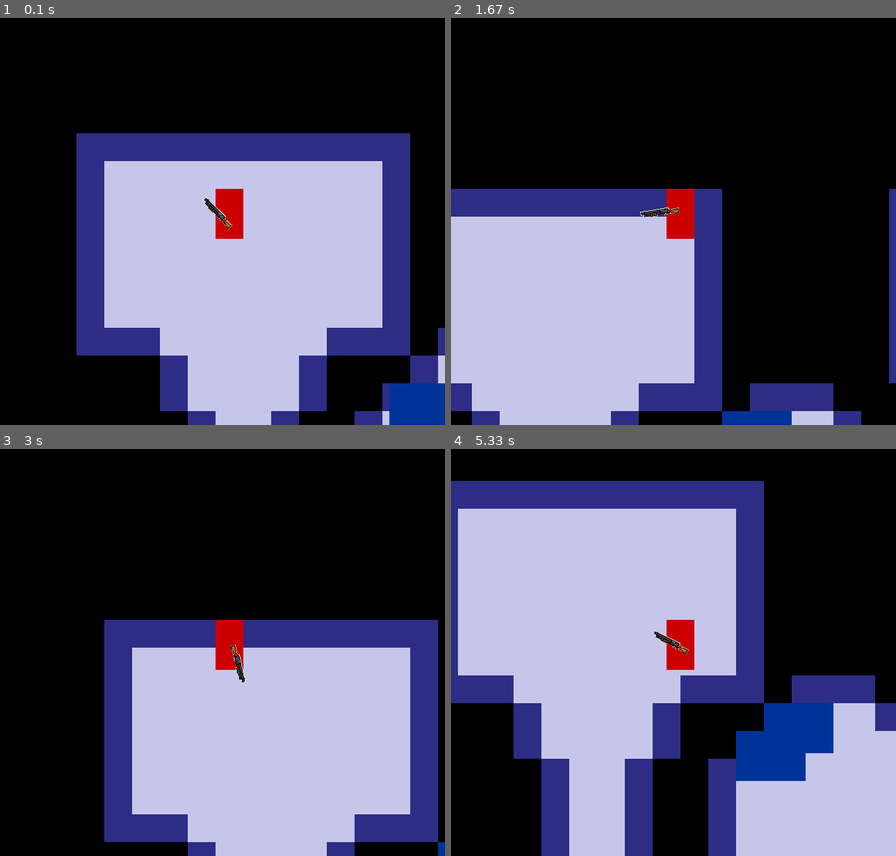
Above: before the commit, frames 1-4 (two rows, left to right).
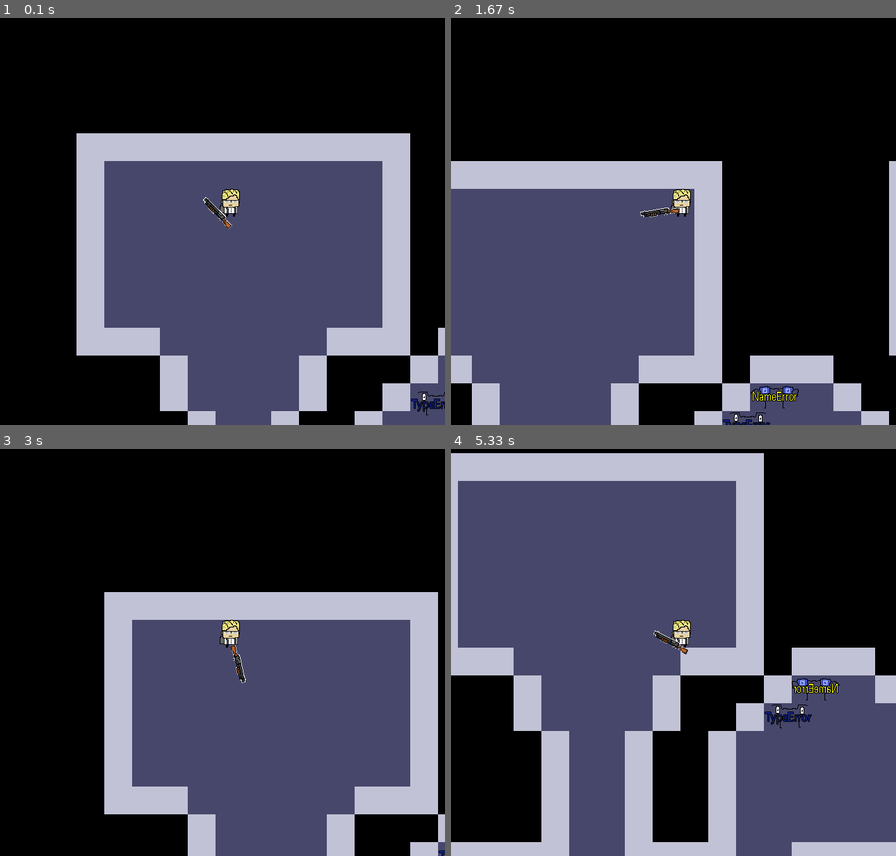
Above: after the commit, the same moments.

Repository: k-kulich/pygame-project
Game: pygame game, started from game.py
The game is run twice, just before and just after one commit, with the same random seed, the same clock (stepped at 60 frames per second) and the same inputs.
Inputs (mouse positions are in pixels of both pictures, inside the frame that each line leads up to):
- Up to frame 1 (0.1 s): no input
- Up to frame 2 (1.67 s): hold Right 0.33-0.8 s; move the mouse to (655, 221) at 0.37 s; hold Up 0.83-1.13 s; move the mouse to (815, 188) at 0.87 s; hold Right 1.17-1.63 s; move the mouse to (566, 205) at 1.2 s
- Up to frame 3 (3 s): hold Up 1.67-2.2 s; move the mouse to (387, 790) at 1.7 s; hold Right 2.23-2.53 s; move the mouse to (115, 546) at 2.27 s; hold Left 2.57-2.97 s; move the mouse to (226, 680) at 2.6 s
- Up to frame 4 (5.33 s): hold Up 3-3.37 s; move the mouse to (660, 558) at 3.03 s; hold Right 3.4-4.03 s; move the mouse to (789, 705) at 3.43 s; hold Down 4.07-4.43 s; move the mouse to (602, 489) at 4.1 s; hold Left 4.47-4.93 s; move the mouse to (789, 595) at 4.5 s; hold Right from 4.97 s (still down); move the mouse to (504, 534) at 5 s

The runs differ from the first frame. In frame 1, 49% of the frame differs, in the area x 17-100%, y 28-100%; in frame 2, 42%; in frame 3, 45%; in frame 4, 70%, in the area x 0-100%, y 1-100%.

Commit message:
Натянула графику.

Diff:
--- a/data/test_lvl.txt
+++ b/data/test_lvl.txt
@@ -4,27 +4,27 @@
 w....@.....wnnnnnnw...e.wnnnnnwwwwwwwwwwwwwwwwwwwwwwwwwwwwwwwwwwwwwwwwwwwwwwn
 w..........wnnnnnnw.....wnnnnnw..................w......e..................wn
 w..........wnnnnnnw.e...wnnnnnw..................w.........................wn
-w..........wnnnnnnw.....wnnnnnw..................w.wwwwwwwwwwww............wn
+w..........wnnnnnnw.....wnnnnnw..................w.⌈----------⌉............wn
 w..........wnnnnnnw.....wnnnnnwwwwwwwwwww......................e...........wn
-www......wwwnwwwnnnw....wnnnnnw..................w.........................wn
-nnnw....wnnnw...wnnnw...wnnnnnw..................w.........................wn
-nnnw....wnnw.....wnnnw..wnnnnnw..................w...wwwwwwwwwwww..........wn
-nnnnw..wnnw.e.....wnnw..wnnnnnw..................w.........................wn
-nnnnw..wnnw.....e.wnnw..wnnnnnw......wwwwwwwwwwwww.........................wn
-nnnnw..wnnw.......wnnw..wnnnnnw..................w.........................wn
-nnnnw..wnnw.......wnnw..wnnnnnw.......e..........w..............wwwwwwwwwwwwn
-wwwww..wwww..wwwwwwwww..wwwwwww..................w..............w..........wn
-w......w.....www....w........ww..................w..............w..........wn
-w..wwwwwwww..www..w.wwwww..............wwwwwwwwwww..............w..........wn
-w.........w.......w.w...ww...ww.................................w..........wn
+www......wwwnwwwnnnw....wnnnnnw..................∩.........................wn
+nnnw....wnnnw...wnnnw...wnnnnnw..................E.........................wn
+nnnw....wnnw.....wnnnw..wnnnnnw..................E...⌈----------⌉..........wn
+nnnnw..wnnw.e.....wnnw..wnnnnnw..................E.........................wn
+nnnnw..wnnw.....e.wnnw..wnnnnnw......wwwwwwwwwwwwE...c.....................wn
+nnnnw..wnnw.......wnnw..wnnnnnw..................E.........................wn
+nnnnw..wnnw.......wnnw..wnnnnnw.......e..........E..............⌈---------⌉wn
+wwwww..wwww..wwwwwwwww..wwwwwww..................E..............w..........wn
+w......w.....www....w........ww..................E..............w..........wn
+w..wwwwwwww..www..w.wwwww..............wwwwwwwwww∪..............w..........wn
+w.........w.......w.w...ww......................................w..........wn
 w.....w...wwwwwwwww.w..w..w..ww...........................e.....w....e.....wn
 w..wwwww..w.........w........ww.................................w..........wn
-w..w..w...w.wwwww...w.wwwww..wwwwwwww.........wwww..............w..........wn
-w.....w...w....wwwwww.....w..ww..................w..............w..........wn
-w.ww..ww..wwww..w.....ww..w..ww..................w..............wwwwwww....wn
-w.w....w..w..w..w.wwwwwwwww..ww..................w.........................wn
-www....w..w..w............w..ww....wwwwwwwwwwwwwww.........................wn
-w.w....w..w..wwwwwwwwwwwwww..ww..................w...................w.....wn
-w.w.wwwwwww..w............w..ww..................wwwwwww.............w.....wn
+w..w..w...w.wwwww...w.wwww⊓..ww⌈----⌉.........⌈-⌉w..............w..........wn
+w.....w...w....wwwwww.....∃..ww..................w..............w..........wn
+w.ww..ww..wwww..w.....cc..∃..ww..................w..............wwwwwww....wn
+w.w....w..w..w..w.wwwwwwww∃..ww..................w.........................wn
+www....w..w..w............∃..ww....⌈------------⌉w......c..................wn
+w.w....w..w..wwwwwwwwwwwww∃..ww..................w...................w.....wn
+w.w.wwwwwww..c............⊔..ww..................w⌈-----⌉............w.....wn
 w...............wwww.w..w....ww..................w...................w.....wn
 wwwwwwwwwwwwwwwwwwwwwwwwwwwwwwwwwwwwwwwwwwwwwwwwwwwwwwwwwwwwwwwwwwwwwwwwwwwwn
--- a/data_loader.py
+++ b/data_loader.py
@@ -17,7 +17,7 @@
     filename = "data/" + filename
 
     try:
-        with open(filename, 'r') as mapFile:
+        with open(filename, 'r', encoding='utf-8') as mapFile:
             level_map = [line.strip() for line in mapFile]
     except Exception:
         print(f"Файл '{filename}' не найден", file=sys.stderr)
--- a/game.py
+++ b/game.py
@@ -22,35 +22,47 @@
     sys.exit()
 
 
+def create_table(tp, x, y):
+    """Создать стол нужного типа. Вынесено, чтобы не засорять основную функцию."""
+    table = ''
+    if tp in {'⌈', '⊔', '∪'}:
+        table += 'l'
+    elif tp in {'-', '∃', 'E'}:
+        table += 'm'
+    elif tp in {'⌉', '⊓', '∩'}:
+        table += 'r'
+    if tp in {'t', '⌈', '-', '⌉'}:
+        table += 'table'
+    elif tp in '⊓∃⊔':
+        table += 'r'
+    else:
+        table += 'l'
+    Tile(table, x, y)
+
+
 def generate_level(level):
-    """Генерируем уровень. Используются следующие обозначения:
-    . - просто placeholder, на его месте не создается тайла;
-    e - клетка поля, на которой генерируется тайл пола и враг на нем;
-    @ - клетка поля с игроком;
-    w - тайл стены."""
+    """Генерируем уровень. Обозначения прописаны в отдельном файле."""
     new_player, x, y = None, None, None
     for y in range(len(level)):
         for x in range(len(level[y])):
-            if level[y][x] == '.':
+            cell = level[y][x]
+            if cell == '.':
                 Tile('floor', x, y)
-            elif level[y][x] == 'w':
+            elif cell == 'w':
                 Tile('wall', x, y)
-            elif level[y][x] == '@':
+            elif cell == '@':
                 Tile('floor', x, y)
                 new_player = Player(x, y)
-            elif level[y][x] == 'e':
+            elif cell == 'e':
                 Tile('floor', x, y)
                 Enemy(x, y)
+            elif cell in {'t', '⌈', '-', '⌉', '⊓', '∃', '⊔', '∩', 'E', '∪'}:
+                Tile('floor', x, y)
+                create_table(cell, x, y)
+            elif cell == 'c':
+                Tile('floor', x, y)
+                Tile('chairs', x, y)
     return new_player, x, y
-
-
-def cut_sheet(sheet, columns, rows):
-    frames = []
-    rect = pygame.Rect(0, 0, sheet.get_width() // columns, sheet.get_height() // rows)
-    for j in range(rows):
-        for i in range(columns):
-            frames.append(sheet.subsurface(pygame.Rect((rect.w * i, rect.h * j), rect.size)))
-    return rect, frames
 
 
 def clear_groups():
@@ -103,7 +115,7 @@
     bullets_group.draw(screen)
 
 
-def game():
+def level_cycle():
     """
     Основной игровой цикл для уровня. Возможно в будущем изменить выбор уровня при генерации
     через вызов сторонней функции.
@@ -125,4 +137,4 @@
 
 
 if __name__ == '__main__':
-    game()
+    level_cycle()
--- a/my_sprites.py
+++ b/my_sprites.py
@@ -11,6 +11,8 @@
 pygame.init()
 pygame.display.set_mode((WIDTH, HEIGHT))
 
+ENEMIES = tuple(load_image(x + '.png') for x in {'SE', 'NE', 'IE', 'TE', 'pep8'})
+
 
 class MySprite(pygame.sprite.Sprite):
     """Базовый спрайт для создания игровых персонажей."""
@@ -25,7 +27,7 @@
         self.hp = 15
         self.owned_weapon = ['gun']
         self.cur_weapon = 0
-        self.direction = {'right': False, 'left': False, 'up': False, 'down': False}
+        self.direction = ''
         self.hurt = False
         self.weapon_end = (0, 0)
         self.rect = pygame.Rect(tile_width * pos_x, tile_height * pos_y, tile_width, tile_height)
@@ -57,6 +59,10 @@
 
         return weapon_copy, coords
 
+    def flip_image(self):
+        """Перевернуть изображение при смене направления ходьбы."""
+        self.image = pygame.transform.flip(self.image, True, False)
+
     def get_weapon(self, weapon):
         self.owned_weapon.append(weapon)
 
@@ -75,16 +81,14 @@
 class Enemy(MySprite):
     def __init__(self, pos_x, pos_y):
         super().__init__(pos_x, pos_y, enemy_group, all_sprites)
-        self.size = (round(tile_width * 2.5), round(tile_height * 1.8))
+        self.size = (round(tile_width * 2.5), tile_height)
         self.period = random.randint(60, 150)
         self.time_gone = 0  # отсчет текущего периода
         self.maximum = random.randint(100, 200)
         self.direction = random.sample('rlud', 2)
 
-        self.image = pygame.Surface(self.size)
-        self.image.fill((0, 51, 153))
-        self.rect = pygame.Rect(tile_width * (pos_x - 1), tile_height * pos_y,
-                                round(tile_width * 2.5), tile_height)
+        self.image = random.choice(ENEMIES)
+        self.rect = self.image.get_rect().move(tile_width * pos_x, tile_height * pos_y)
 
     def get_hurt(self, damage):
         """
@@ -117,6 +121,7 @@
         if (px - ex) ** 2 + (py - ey) ** 2 >= self.maximum ** 2:
             if (px - ex) ** 2 > (py - ey) ** 2:
                 ob = 'l' if px < ex else 'r'
+                self.flip_image()
             else:
                 ob = 'u' if py < ey else 'd'
         if ob and ob in 'lr':
@@ -147,13 +152,13 @@
         if new_pos is None:
             return self.handle_weapons()
         # проверка, занята ли новая позиция препятствием
-        new_pos.y += tile_height
+
         last_pos = self.rect
         self.rect = new_pos
         if pygame.sprite.spritecollideany(self, barriers_group):
             self.rect = last_pos
             return self.handle_weapons()
-        self.rect.y -= tile_height
+
         # стрелять по игроку
         self.shoot(player_center)
 
@@ -162,28 +167,42 @@
     """
     Игрок. Просто особый вид спрайта.
     """
+    pics = {'stop': load_image('pers1.png'),
+            'walk': (load_image('pers2.png'), load_image('pers3.png'))}
+
     def __init__(self, pos_x, pos_y):
         super().__init__(pos_x, pos_y, player_group, all_sprites)
         self.hp = 100
-        self.size = (tile_width, round(tile_height * 1.8))
+        self.size = (tile_width, tile_height)
         self.delta_h = self.size[1] - tile_width
-        self.image = pygame.Surface(self.size)
-        self.image.fill((204, 0, 0))
+        self.image = Player.pics['stop']
         self.current_weapon = 'gun'
+        self.img_index = 0
 
     def update(self, new_pos, mouse_pos):
         if new_pos is None:
+            self.image = Player.pics['stop']
+            if self.direction == 'l':
+                self.flip_image()
             return self.handle_weapons()
         # проверка, занята ли новая позиция препятствием
-        new_pos.y += tile_height
+
         last_pos = self.rect
         self.rect = new_pos
         if pygame.sprite.spritecollideany(self, barriers_group):
             self.rect = last_pos
             return self.handle_weapons()
-        self.rect.y -= tile_height
+
+        # преобразование изображения игрока
+        self.image = Player.pics['walk'][self.img_index]
+        self.img_index = (self.img_index + 1) % 2
+        if last_pos.x > self.rect.x and self.direction == 'r':
+            self.direction = 'l'
+            self.flip_image()
+        elif last_pos.x < self.rect.x and self.direction == 'l':
+            self.direction = 'r'
+            self.flip_image()
         return self.handle_weapons()
-
 
 
 if __name__ == '__main__':
--- a/tiles_camera.py
+++ b/tiles_camera.py
@@ -1,7 +1,13 @@
 """Чисто технические объекты для загрузки уровня."""
 import pygame
+import random
+from data_loader import load_image
 from constants import tile_height, tile_width, WIDTH, HEIGHT
 from constants import tiles_group, all_sprites, barriers_group
+
+
+pygame.init()
+pygame.display.set_mode((WIDTH, HEIGHT))
 
 
 class Tile(pygame.sprite.Sprite):
@@ -10,18 +16,36 @@
     Типы: wall (стена, граница карты), table (препятствие на карте),
     floor (пустая клетка с полом).
     """
-    tile_types = {'wall': pygame.Color(45, 45, 134),
-                  'floor': pygame.Color(198, 198, 235),
-                  'table': pygame.Color(51, 102, 153)}
+    tile_types = {'wall': pygame.Color(194, 194, 214),
+                  'floor': pygame.Color(71, 71, 107),
+                  'stable': load_image('table.png'),
+                  'ltable': load_image('table_l.png'),
+                  'mtable': load_image('table_m.png'),
+                  'rtable': load_image('table_r.png'),
+                  'chairs': [load_image('chair.png'), load_image('chair2.png')]}
 
     def __init__(self, tile_type, pos_x, pos_y):
         super().__init__(tiles_group, all_sprites)
-        self.image = pygame.Surface((tile_width, tile_height))
-        self.image.fill(self.tile_types[tile_type])
         self.type = tile_type
+        self.image = self.trans_image()
         self.rect = self.image.get_rect().move(tile_width * pos_x, tile_height * pos_y)
-        if tile_type in {'wall', 'table'}:
+        if tile_type != 'floor':
             barriers_group.add(self)
+
+    def trans_image(self):
+        """Преобразовать изображение: развернуть столы и т.п. и вернуть итог."""
+        if self.type == 'chairs':
+            return random.choice(self.tile_types[self.type])
+        if self.type[0] not in {'l', 'm', 'r'}:
+            img = pygame.Surface((tile_width, tile_height))
+            img.fill(self.tile_types[self.type])
+            return img
+        if 'table' in self.type:
+            return self.tile_types[self.type]
+        img = pygame.transform.rotate(self.tile_types[self.type[0] + 'table'], 90)
+        if self.type[1] == 'r':
+            return pygame.transform.flip(img, True, False)
+        return img
 
     def tile_type(self):
         return self.type
Not shown, added: level_rules.md
